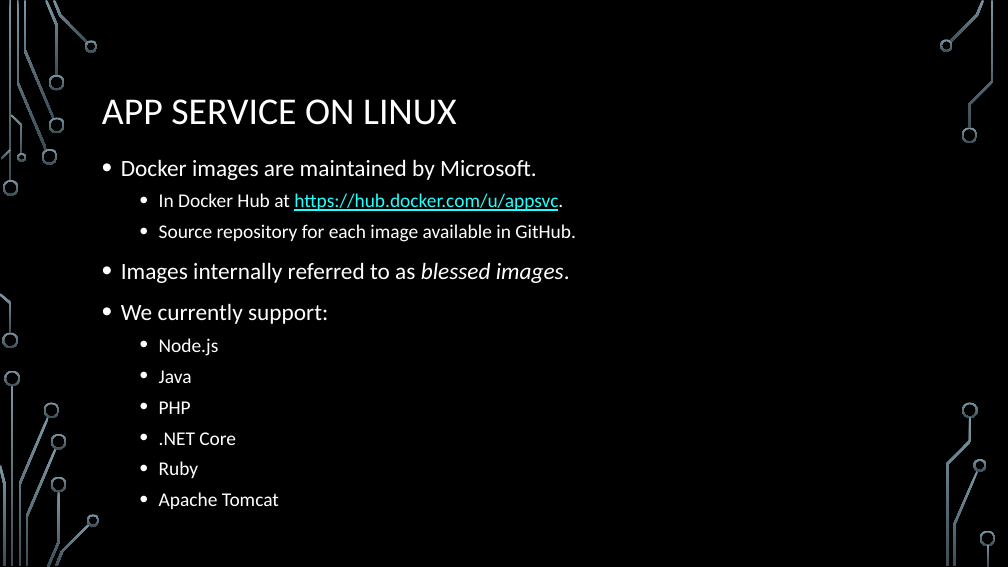
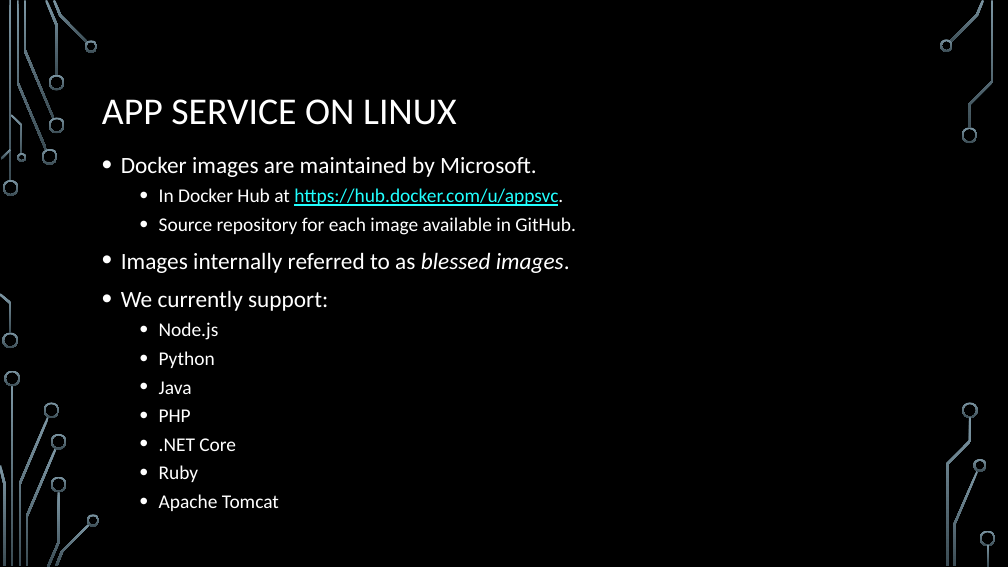
Before and after one commit to jamesche75/Linux-Boot-Camp, a slide deck: slide 4 of Modules/Module 5 - Linux and App Service/Module 5 - Linux and App Service.pptx (slide 5 before the commit). Drawn at 1008x567 pixels with LibreOffice and Linux fonts; fonts in the diff are those of the drawing; background and template pictures are left out. Boxes give left, top, right and bottom in pixels: in the first picture for what was removed or moved away, otherwise in the second. Text is boxed around its words. In the diff, an @@ line names an element or a change of style, - is before the commit and + after.

```diff
--- a/Modules/Module 5 - Linux and App Service/Module 5 - Linux and App Service.pptx
+++ b/Modules/Module 5 - Linux and App Service/Module 5 - Linux and App Service.pptx
@@ text at box(121, 156, 576, 511): line spacing 1.1 to 1 @@
@@ text at box(159, 351, 215, 368): paragraph added @@
+  • Python
```
Also in this commit, not shown: 8 other slides changed, 1 slide added, 2 slides removed, 3 other files.
